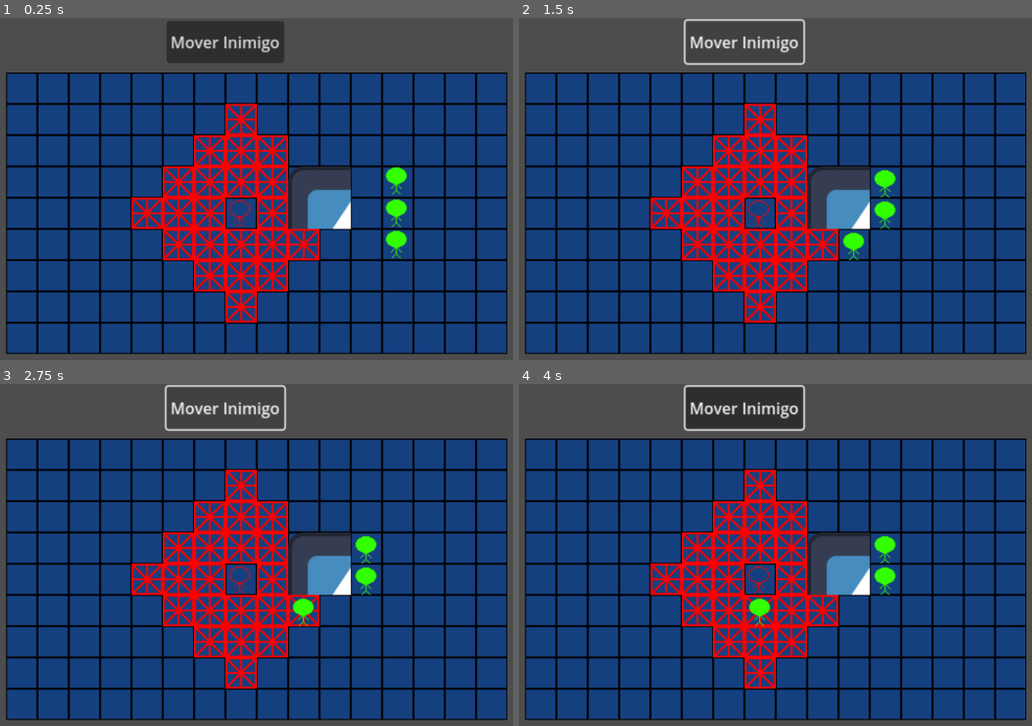
Above: before the commit, frames 1-4 (two rows, left to right).
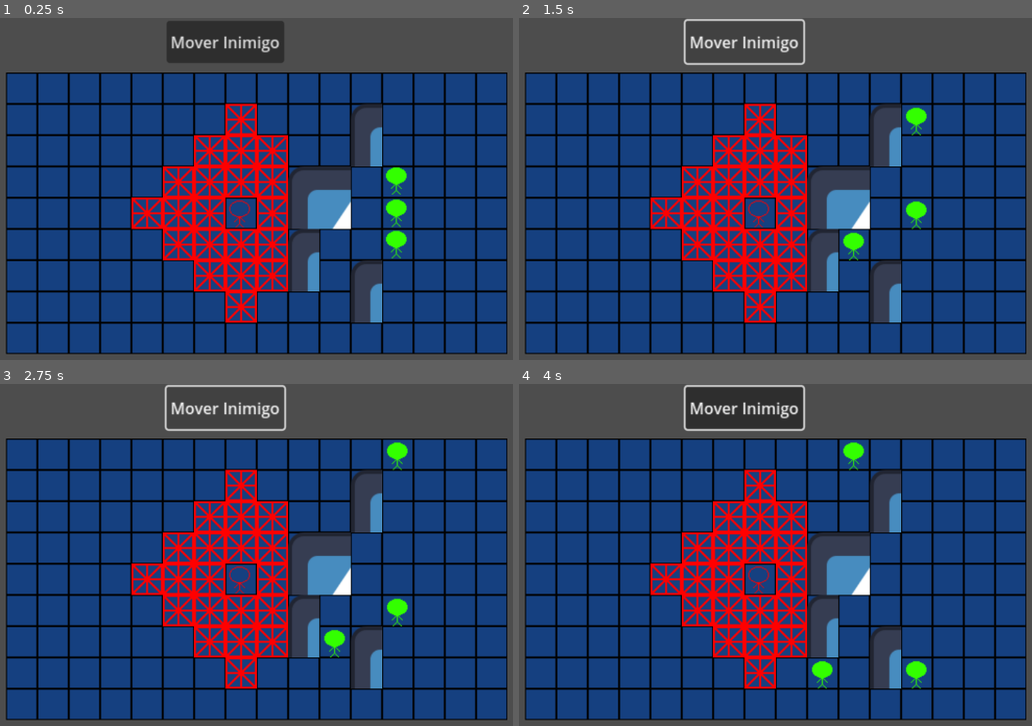
Above: after the commit, the same moments.

Repository: gdp-ufrj/alikia
Game: Godot game, scene res://Scenes/battle.tscn
Same seed, same stepped clock (60 frames per second), same inputs: the game is played once before the commit and once after it. This scene is started directly instead of the project's main scene. The engine's default icon, where the game draws it, is replaced by a stand-in: a white triangle on a blue panel in a dark square.
Inputs (mouse positions are in pixels of both pictures, inside the frame that each line leads up to):
- Up to frame 1 (0.25 s): no input
- Up to frame 2 (1.5 s): click "Mover Inimigo" at 0.5 s; click "Mover Inimigo" at 1.25 s
- Up to frame 3 (2.75 s): click "Mover Inimigo" at 2 s
- Up to frame 4 (4 s): tap Enter at 2.75 s; move the mouse to (908, 575) at 2.77 s; press the mouse at (908, 575) at 2.78 s; tap Space at 3.5 s; move the mouse to (595, 616) at 3.52 s; release the mouse at (595, 616) at 3.53 s; click (595, 616) at 3.6 s

The runs differ from the first frame. In frame 1, 3.3% of the frame differs, in the area x 56-75%, y 25-90%; in frame 2, 4.1%; in frame 3, 4.3%; in frame 4, 4.5%, in the area x 44-80%, y 17-90%.

Commit message:
feature: aprimoramento na movimentação

Diff:
--- a/Scenes/battle.tscn
+++ b/Scenes/battle.tscn
@@ -1,10 +1,11 @@
-[gd_scene load_steps=11 format=3 uid="uid://bpm7lq1u5rc80"]
+[gd_scene load_steps=12 format=3 uid="uid://bpm7lq1u5rc80"]
 
 [ext_resource type="Texture2D" uid="uid://cdkwnboi12wc6" path="res://Assets/Tile.png" id="1_u3tvo"]
 [ext_resource type="Texture2D" uid="uid://mc458hleltqc" path="res://Assets/OverlayTile.png" id="2_5l8xe"]
 [ext_resource type="PackedScene" uid="uid://x3kx1qwj8efj" path="res://Scenes/Player.tscn" id="2_c5tmv"]
 [ext_resource type="Texture2D" uid="uid://cp7cue2ma2tp6" path="res://Assets/icon.svg" id="3_ku65w"]
 [ext_resource type="Script" path="res://Scripts/grid.gd" id="4_cce2n"]
+[ext_resource type="Script" path="res://Scripts/Enemy/enemies.gd" id="6_epmfg"]
 [ext_resource type="PackedScene" uid="uid://cbbvbnmd7l68d" path="res://Scenes/enemy.tscn" id="6_ot51i"]
 
 [sub_resource type="TileSetAtlasSource" id="TileSetAtlasSource_ypkjx"]
@@ -80,7 +81,7 @@
 layer_2/y_sort_enabled = false
 layer_2/y_sort_origin = 0
 layer_2/z_index = 0
-layer_2/tile_data = PackedInt32Array(-131070, 2, 0, -65534, 2, 1, -131069, 65538, 0, -65533, 65538, 1)
+layer_2/tile_data = PackedInt32Array(-131070, 2, 0, -65534, 2, 1, -131069, 65538, 0, -65533, 65538, 1, 65540, 2, 0, 131076, 2, 1, 2, 2, 0, 65538, 2, 1, -262140, 2, 0, -196604, 2, 1)
 script = ExtResource("4_cce2n")
 
 [node name="Player" parent="." instance=ExtResource("2_c5tmv")]
@@ -88,9 +89,6 @@
 
 [node name="Camera2D" type="Camera2D" parent="."]
 zoom = Vector2(1.5, 1.5)
-
-[node name="Enemy" parent="." instance=ExtResource("6_ot51i")]
-position = Vector2(175, -18)
 
 [node name="Move" type="Button" parent="."]
 offset_left = -60.0
@@ -100,12 +98,16 @@
 text = "Mover Inimigo
 "
 
-[node name="Enemy2" parent="." instance=ExtResource("6_ot51i")]
+[node name="Enemies" type="Node2D" parent="."]
+script = ExtResource("6_epmfg")
+
+[node name="Enemy" parent="Enemies" instance=ExtResource("6_ot51i")]
+position = Vector2(175, -18)
+
+[node name="Enemy2" parent="Enemies" instance=ExtResource("6_ot51i")]
 position = Vector2(175, 14)
 
-[node name="Enemy3" parent="." instance=ExtResource("6_ot51i")]
+[node name="Enemy3" parent="Enemies" instance=ExtResource("6_ot51i")]
 position = Vector2(175, -51)
 
-[connection signal="pressed" from="Move" to="Enemy" method="_on_move_pressed"]
-[connection signal="pressed" from="Move" to="Enemy2" method="_on_move_pressed"]
-[connection signal="pressed" from="Move" to="Enemy3" method="_on_move_pressed"]
+[connection signal="pressed" from="Move" to="Enemies" method="_on_move_pressed"]
--- /dev/null
+++ b/Scripts/Enemy/enemies.gd
@@ -0,0 +1,29 @@
+extends Node2D
+
+@onready var player = $"../Player"
+@onready var tile_map = $"../TileMap"
+
+var enemies: Array
+var astar_grid: AStarGrid2D
+var target: Vector2i
+var neighbours: Array[Vector2i]
+
+func _ready():
+	enemies = get_children()
+	astar_grid = tile_map.astar_grid
+
+func _on_move_pressed():
+
+	for enemy in enemies:
+		if !(target == tile_map.local_to_map(player.global_position)) :
+			target = tile_map.local_to_map(player.global_position) #seta o alvo como a posição do jogador
+			neighbours = tile_map.get_surrounding_cells(target) #pega os vizinhos do alvo
+
+		print(neighbours)
+		if(astar_grid.is_point_solid(neighbours.front())):
+			print('Vizinhos novos', neighbours)
+			neighbours = neighbours.slice(1) #Tira o primeiro vizinho da lista se ja estiver ocupado o local
+
+		enemy.move(neighbours.front())
+
+		#await get_tree().create_timer(0.5).timeout #timer para o movimento de cada inimigo
--- a/Scripts/Enemy/enemy.gd
+++ b/Scripts/Enemy/enemy.gd
@@ -1,29 +1,32 @@
 extends Node2D
 
-@onready var tile_map = $"../TileMap"
+@onready var tile_map = $"../../TileMap"
+@onready var player = $"../../Player"
 
 var astar_grid: AStarGrid2D
 var current_path: Array[Vector2i]
 var current_position: Vector2i
+var target: Vector2i
 
 func _ready():
 	astar_grid = tile_map.astar_grid
 
 	astar_grid.set_point_solid(tile_map.local_to_map(global_position))
 
-func _on_move_pressed():
+func move(target):
 
 	current_position = tile_map.local_to_map(global_position)
-	var destination = tile_map.local_to_map( Vector2(global_position.x, global_position.y) )
-	destination.x = destination.x - 1
 
-	#Tratar possiveis caminhos bloqueados
-	print(current_position, destination)
+	if current_position in player.get_neighbours(): #ignora o movimento do inimigo se ele ja estiver do lado do jogador
+		return
 
-	var Path = astar_grid.get_id_path(current_position, destination).slice(1)
+	var Path = astar_grid.get_id_path(current_position, target).slice(1)
 
-	current_path = Path
-	astar_grid.set_point_solid(current_position, false)
+	current_path.append(Path.front())
+
+	if Path.front(): #atualizar o local anterior o proximo como solido ou não
+		astar_grid.set_point_solid(current_position, false)
+		astar_grid.set_point_solid(Path.front(), true)
 
 func _physics_process(delta):
 	if current_path.is_empty():
--- a/Scripts/Player/Player.gd
+++ b/Scripts/Player/Player.gd
@@ -12,6 +12,7 @@
 
 func _ready():
 	astar_grid = tile_map.astar_grid
+	astar_grid.set_point_solid(tile_map.local_to_map(global_position))
 
 
 func _input(event):
@@ -28,9 +29,12 @@
 	current_position = tile_map.local_to_map(global_position)
 
 	var Path = astar_grid.get_id_path(current_position, destination).slice(1)
+	astar_grid.set_point_solid(current_position, false)
+
 
 	if !Path.is_empty() and !moving:
 		current_path = Path
+		astar_grid.set_point_solid(current_path.back())
 
 
 func _physics_process(delta):
@@ -60,7 +64,6 @@
 	for i in tiles:
 		tile_map.set_cell(1, i, 1, Vector2i(0,0))
 
-
 func clear_tiles(tiles: Array[Vector2i]):
 	for i in tiles:
 		tile_map.set_cell(1, i, -1, Vector2i(-1,-1))
@@ -84,3 +87,6 @@
 		step += 1
 	tiles_in_range.erase(start)
 	return tiles_in_range
+
+func get_neighbours():
+	return tile_map.get_surrounding_cells(current_position)
